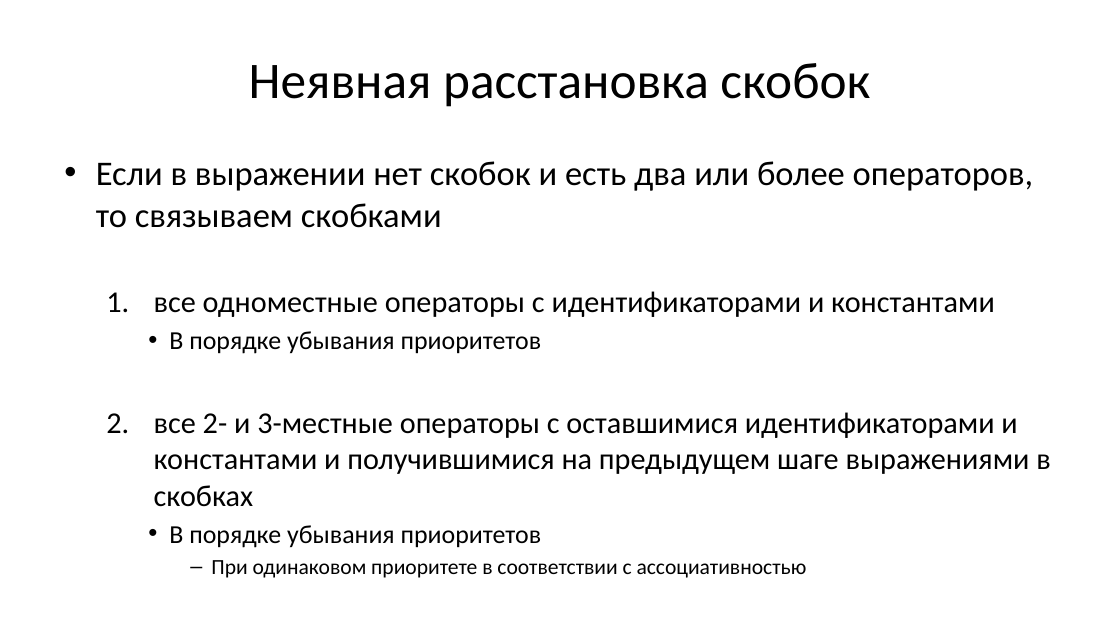
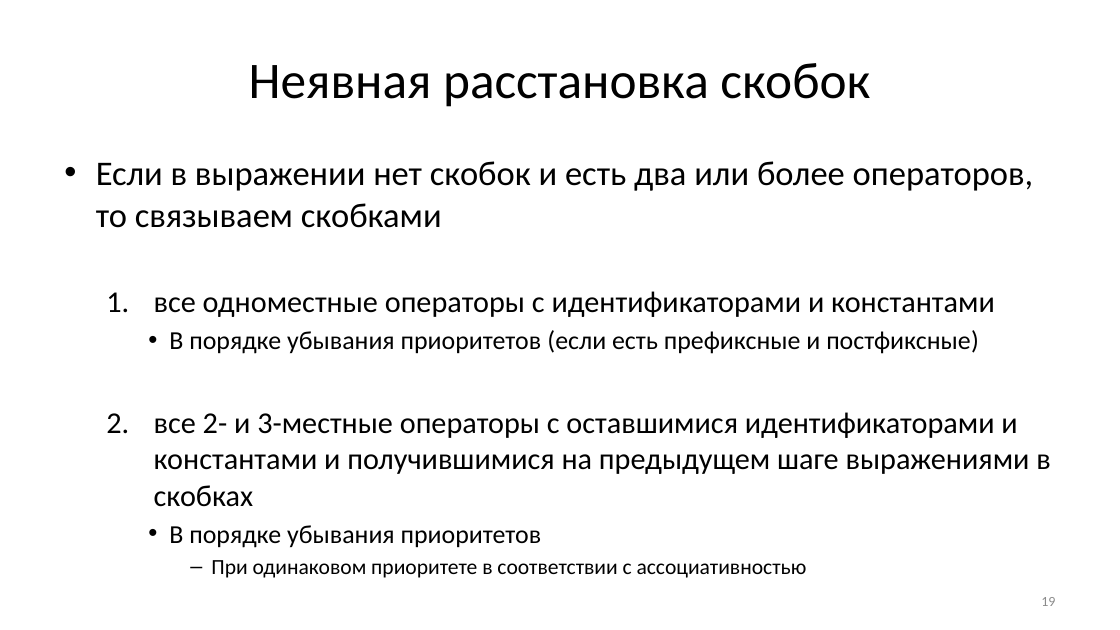
Before and after one commit to Evgueni-Petrov-aka-espetrov/Algorithms-and-Programming-in-C-pptx, a slide deck: slide 19 of 04 Выражения.pptx. Drawn at 1120x630 pixels with LibreOffice and Linux fonts; fonts in the diff are those of the drawing. Boxes give left, top, right and bottom in pixels: in the first picture for what was removed or moved away, otherwise in the second. Text is boxed around its words. In the diff, an @@ line names an element or a change of style, - is before the commit and + after.

Commit message:
уточнил про пре- и постфиксные операторы; уточнил про NULL

```diff
--- a/04 Выражения.pptx
+++ b/04 Выражения.pptx
@@ text at bbox=[169, 330, 979, 354]: text changed @@
-    • В порядке убывания приоритетов
+    • В порядке убывания приоритетов (если есть префиксные и постфиксные)
@@ page number added at bbox=[1041, 597, 1055, 606], 12 pt, text #8C8C8C @@
+19
```
Also in this commit, not shown: 111 other slides changed, 1 other file.
